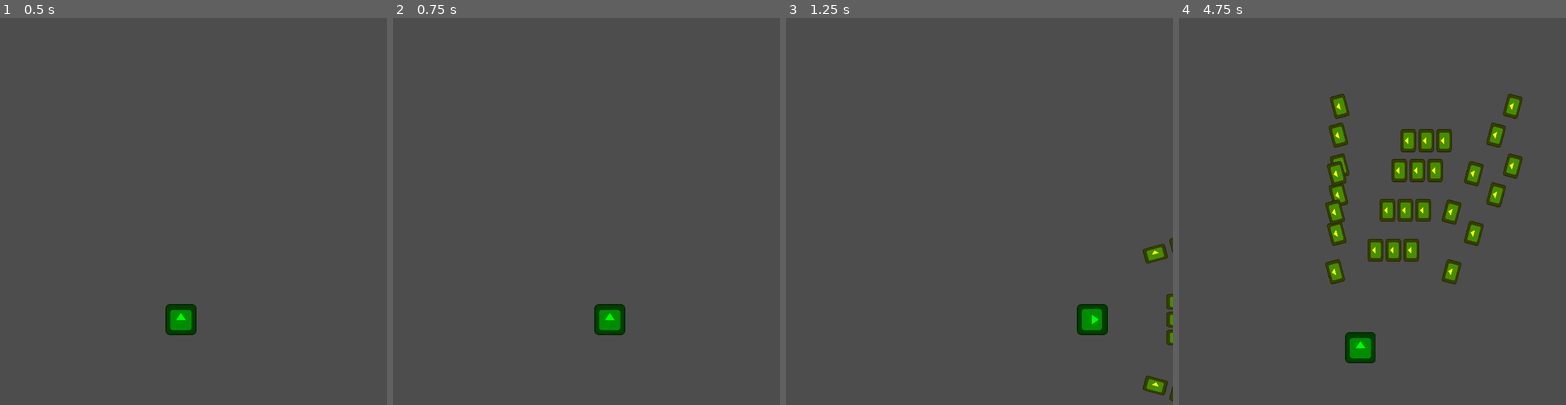
Above: before the commit, frames 1-4 (left to right).
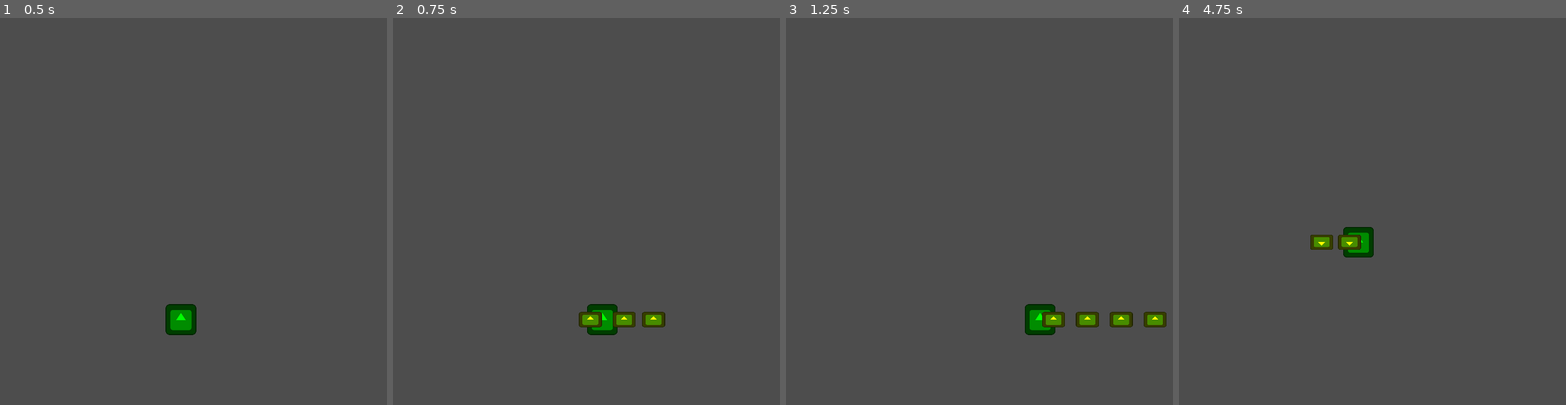
Above: after the commit, the same moments.

Repository: Zeroeth-0/Gatogun
Game: Godot game, scene res://scenes/levels/world.tscn
Two runs of this game, one before a commit and one after it. Both use one fixed random seed, a clock stepped at 60 frames per second and the inputs below. The engine's default icon, where the game draws it, is replaced by a stand-in: a white triangle on a blue panel in a dark square.
Inputs:
- Up to frame 1 (0.5 s): no input
- Up to frame 2 (0.75 s): tap Enter at 0.5 s; hold Right (RIGHT) from 0.53 s (still down); hold C (A, bound only after the commit) from 0.53 s (still down)
- Up to frame 3 (1.25 s): keep holding Right (RIGHT); keep holding C (A, bound only after the commit); tap L (A, bound only before the commit) at 0.8 s
- Up to frame 4 (4.75 s): release Right (RIGHT) at 1.28 s; release C (A, bound only after the commit) at 1.28 s; hold Down (DOWN) 1.28-2.03 s; tap L (A, bound only before the commit) at 1.35 s; tap X (B, bound only after the commit) at 1.55 s; hold Right (RIGHT) 2.03-2.78 s; hold X (B, bound only after the commit) 2.03-2.78 s; tap K (B, bound only before the commit) at 2.3, 2.85 s; hold Up (UP) 2.78-3.53 s; tap S (X, bound only after the commit) at 3.05 s; hold S (X, bound only after the commit) 3.53-4.28 s; hold Left (LEFT) from 3.53 s (still down); tap I (X, bound only before the commit) at 3.8, 4.35 s; tap Z (Y, bound only after the commit) at 4.55 s

Frame 1 is identical in both runs. In frame 2, 0.9% of the frame differs, in the area x 47-71%, y 73-82%; in frame 3, 2.5%; in frame 4, 7.7%, in the area x 33-89%, y 19-90%.

Commit message:
Finished Shooting System

Diff:
--- a/project.godot
+++ b/project.godot
@@ -12,7 +12,7 @@
 
 config/name="Gatodius"
 run/main_scene="res://scenes/levels/world.tscn"
-config/features=PackedStringArray("4.2", "GL Compatibility")
+config/features=PackedStringArray("4.1", "GL Compatibility")
 config/icon="res://icon.svg"
 
 [autoload]
@@ -38,57 +38,53 @@
 
 UP={
 "deadzone": 0.5,
-"events": [Object(InputEventKey,"resource_local_to_scene":false,"resource_name":"","device":0,"window_id":0,"alt_pressed":false,"shift_pressed":false,"ctrl_pressed":false,"meta_pressed":false,"pressed":false,"keycode":0,"physical_keycode":87,"key_label":0,"unicode":0,"echo":false,"script":null)
-, Object(InputEventKey,"resource_local_to_scene":false,"resource_name":"","device":0,"window_id":0,"alt_pressed":false,"shift_pressed":false,"ctrl_pressed":false,"meta_pressed":false,"pressed":false,"keycode":0,"physical_keycode":4194320,"key_label":0,"unicode":0,"echo":false,"script":null)
+"events": [Object(InputEventKey,"resource_local_to_scene":false,"resource_name":"","device":0,"window_id":0,"alt_pressed":false,"shift_pressed":false,"ctrl_pressed":false,"meta_pressed":false,"pressed":false,"keycode":0,"physical_keycode":4194320,"key_label":0,"unicode":0,"echo":false,"script":null)
 , Object(InputEventJoypadButton,"resource_local_to_scene":false,"resource_name":"","device":-1,"button_index":11,"pressure":0.0,"pressed":false,"script":null)
 , Object(InputEventJoypadMotion,"resource_local_to_scene":false,"resource_name":"","device":-1,"axis":1,"axis_value":-1.0,"script":null)
 ]
 }
 DOWN={
 "deadzone": 0.5,
-"events": [Object(InputEventKey,"resource_local_to_scene":false,"resource_name":"","device":0,"window_id":0,"alt_pressed":false,"shift_pressed":false,"ctrl_pressed":false,"meta_pressed":false,"pressed":false,"keycode":0,"physical_keycode":83,"key_label":0,"unicode":0,"echo":false,"script":null)
-, Object(InputEventKey,"resource_local_to_scene":false,"resource_name":"","device":0,"window_id":0,"alt_pressed":false,"shift_pressed":false,"ctrl_pressed":false,"meta_pressed":false,"pressed":false,"keycode":0,"physical_keycode":4194322,"key_label":0,"unicode":0,"echo":false,"script":null)
+"events": [Object(InputEventKey,"resource_local_to_scene":false,"resource_name":"","device":0,"window_id":0,"alt_pressed":false,"shift_pressed":false,"ctrl_pressed":false,"meta_pressed":false,"pressed":false,"keycode":0,"physical_keycode":4194322,"key_label":0,"unicode":0,"echo":false,"script":null)
 , Object(InputEventJoypadButton,"resource_local_to_scene":false,"resource_name":"","device":-1,"button_index":12,"pressure":0.0,"pressed":false,"script":null)
 , Object(InputEventJoypadMotion,"resource_local_to_scene":false,"resource_name":"","device":-1,"axis":1,"axis_value":1.0,"script":null)
 ]
 }
 LEFT={
 "deadzone": 0.5,
-"events": [Object(InputEventKey,"resource_local_to_scene":false,"resource_name":"","device":0,"window_id":0,"alt_pressed":false,"shift_pressed":false,"ctrl_pressed":false,"meta_pressed":false,"pressed":false,"keycode":0,"physical_keycode":65,"key_label":0,"unicode":0,"echo":false,"script":null)
-, Object(InputEventKey,"resource_local_to_scene":false,"resource_name":"","device":0,"window_id":0,"alt_pressed":false,"shift_pressed":false,"ctrl_pressed":false,"meta_pressed":false,"pressed":false,"keycode":0,"physical_keycode":4194319,"key_label":0,"unicode":0,"echo":false,"script":null)
+"events": [Object(InputEventKey,"resource_local_to_scene":false,"resource_name":"","device":0,"window_id":0,"alt_pressed":false,"shift_pressed":false,"ctrl_pressed":false,"meta_pressed":false,"pressed":false,"keycode":0,"physical_keycode":4194319,"key_label":0,"unicode":0,"echo":false,"script":null)
 , Object(InputEventJoypadButton,"resource_local_to_scene":false,"resource_name":"","device":-1,"button_index":13,"pressure":0.0,"pressed":false,"script":null)
 , Object(InputEventJoypadMotion,"resource_local_to_scene":false,"resource_name":"","device":-1,"axis":0,"axis_value":-1.0,"script":null)
 ]
 }
 RIGHT={
 "deadzone": 0.5,
-"events": [Object(InputEventKey,"resource_local_to_scene":false,"resource_name":"","device":0,"window_id":0,"alt_pressed":false,"shift_pressed":false,"ctrl_pressed":false,"meta_pressed":false,"pressed":false,"keycode":0,"physical_keycode":68,"key_label":0,"unicode":0,"echo":false,"script":null)
-, Object(InputEventKey,"resource_local_to_scene":false,"resource_name":"","device":0,"window_id":0,"alt_pressed":false,"shift_pressed":false,"ctrl_pressed":false,"meta_pressed":false,"pressed":false,"keycode":0,"physical_keycode":4194321,"key_label":0,"unicode":0,"echo":false,"script":null)
+"events": [Object(InputEventKey,"resource_local_to_scene":false,"resource_name":"","device":0,"window_id":0,"alt_pressed":false,"shift_pressed":false,"ctrl_pressed":false,"meta_pressed":false,"pressed":false,"keycode":0,"physical_keycode":4194321,"key_label":0,"unicode":0,"echo":false,"script":null)
 , Object(InputEventJoypadButton,"resource_local_to_scene":false,"resource_name":"","device":-1,"button_index":14,"pressure":0.0,"pressed":false,"script":null)
 , Object(InputEventJoypadMotion,"resource_local_to_scene":false,"resource_name":"","device":-1,"axis":0,"axis_value":1.0,"script":null)
 ]
 }
 A={
 "deadzone": 0.5,
-"events": [Object(InputEventKey,"resource_local_to_scene":false,"resource_name":"","device":0,"window_id":0,"alt_pressed":false,"shift_pressed":false,"ctrl_pressed":false,"meta_pressed":false,"pressed":false,"keycode":0,"physical_keycode":76,"key_label":0,"unicode":0,"echo":false,"script":null)
+"events": [Object(InputEventKey,"resource_local_to_scene":false,"resource_name":"","device":-1,"window_id":0,"alt_pressed":false,"shift_pressed":false,"ctrl_pressed":false,"meta_pressed":false,"pressed":false,"keycode":0,"physical_keycode":67,"key_label":0,"unicode":99,"echo":false,"script":null)
 , Object(InputEventJoypadButton,"resource_local_to_scene":false,"resource_name":"","device":-1,"button_index":1,"pressure":0.0,"pressed":false,"script":null)
 ]
 }
 B={
 "deadzone": 0.5,
-"events": [Object(InputEventKey,"resource_local_to_scene":false,"resource_name":"","device":0,"window_id":0,"alt_pressed":false,"shift_pressed":false,"ctrl_pressed":false,"meta_pressed":false,"pressed":false,"keycode":0,"physical_keycode":75,"key_label":0,"unicode":0,"echo":false,"script":null)
+"events": [Object(InputEventKey,"resource_local_to_scene":false,"resource_name":"","device":-1,"window_id":0,"alt_pressed":false,"shift_pressed":false,"ctrl_pressed":false,"meta_pressed":false,"pressed":false,"keycode":0,"physical_keycode":88,"key_label":0,"unicode":120,"echo":false,"script":null)
 , Object(InputEventJoypadButton,"resource_local_to_scene":false,"resource_name":"","device":-1,"button_index":0,"pressure":0.0,"pressed":false,"script":null)
 ]
 }
 Y={
 "deadzone": 0.5,
-"events": [Object(InputEventKey,"resource_local_to_scene":false,"resource_name":"","device":0,"window_id":0,"alt_pressed":false,"shift_pressed":false,"ctrl_pressed":false,"meta_pressed":false,"pressed":false,"keycode":0,"physical_keycode":74,"key_label":0,"unicode":0,"echo":false,"script":null)
+"events": [Object(InputEventKey,"resource_local_to_scene":false,"resource_name":"","device":-1,"window_id":0,"alt_pressed":false,"shift_pressed":false,"ctrl_pressed":false,"meta_pressed":false,"pressed":false,"keycode":0,"physical_keycode":90,"key_label":0,"unicode":122,"echo":false,"script":null)
 , Object(InputEventJoypadButton,"resource_local_to_scene":false,"resource_name":"","device":-1,"button_index":2,"pressure":0.0,"pressed":false,"script":null)
 ]
 }
 X={
 "deadzone": 0.5,
-"events": [Object(InputEventKey,"resource_local_to_scene":false,"resource_name":"","device":0,"window_id":0,"alt_pressed":false,"shift_pressed":false,"ctrl_pressed":false,"meta_pressed":false,"pressed":false,"keycode":0,"physical_keycode":73,"key_label":0,"unicode":0,"echo":false,"script":null)
+"events": [Object(InputEventKey,"resource_local_to_scene":false,"resource_name":"","device":-1,"window_id":0,"alt_pressed":false,"shift_pressed":false,"ctrl_pressed":false,"meta_pressed":false,"pressed":false,"keycode":0,"physical_keycode":83,"key_label":0,"unicode":115,"echo":false,"script":null)
 , Object(InputEventJoypadButton,"resource_local_to_scene":false,"resource_name":"","device":-1,"button_index":3,"pressure":0.0,"pressed":false,"script":null)
 ]
 }
--- a/scenes/player/cat_player.tscn
+++ b/scenes/player/cat_player.tscn
@@ -1,9 +1,8 @@
-[gd_scene load_steps=6 format=3 uid="uid://dnm46gsra70ug"]
+[gd_scene load_steps=5 format=3 uid="uid://dnm46gsra70ug"]
 
 [ext_resource type="Script" path="res://source/player/catplayer.gd" id="1_7pfs0"]
 [ext_resource type="Texture2D" uid="uid://cuojt0mdh67vh" path="res://icon.svg" id="2_86ini"]
-[ext_resource type="Script" path="res://source/weapons/playerWeapon.gd" id="3_anjnu"]
-[ext_resource type="PackedScene" uid="uid://k3dc4e2ha3m1" path="res://scenes/bullets/player_bullet.tscn" id="4_183l6"]
+[ext_resource type="PackedScene" uid="uid://d2jhyo40ctlfb" path="res://scenes/weapons/weapon.tscn" id="3_nfoow"]
 
 [sub_resource type="RectangleShape2D" id="RectangleShape2D_klkvo"]
 
@@ -30,43 +29,6 @@
 shape = SubResource("RectangleShape2D_klkvo")
 debug_color = Color(0, 1, 0, 0.419608)
 
-[node name="Player Weapon" type="Node2D" parent="."]
-position = Vector2(30, 20)
-script = ExtResource("3_anjnu")
-bullet_scene = ExtResource("4_183l6")
-
-[node name="Player Weapon2" type="Node2D" parent="."]
-position = Vector2(0, 20)
-script = ExtResource("3_anjnu")
-bullet_scene = ExtResource("4_183l6")
-
-[node name="Player Weapon7" type="Node2D" parent="."]
-position = Vector2(-30, 20)
-script = ExtResource("3_anjnu")
-bullet_scene = ExtResource("4_183l6")
-
-[node name="Player Weapon3" type="Node2D" parent="."]
-position = Vector2(50, 50)
-script = ExtResource("3_anjnu")
-bullet_scene = ExtResource("4_183l6")
-deviationAngle = 15.0
-
-[node name="Player Weapon4" type="Node2D" parent="."]
-position = Vector2(50, -50)
-script = ExtResource("3_anjnu")
-bullet_scene = ExtResource("4_183l6")
-deviationAngle = 15.0
-
-[node name="Player Weapon5" type="Node2D" parent="."]
-position = Vector2(-50, 50)
-script = ExtResource("3_anjnu")
-bullet_scene = ExtResource("4_183l6")
-deviationAngle = -15.0
-
-[node name="Player Weapon6" type="Node2D" parent="."]
-position = Vector2(-50, -50)
-script = ExtResource("3_anjnu")
-bullet_scene = ExtResource("4_183l6")
-deviationAngle = -15.0
+[node name="Weapon" parent="." instance=ExtResource("3_nfoow")]
 
 [connection signal="area_entered" from="Hurtbox" to="." method="_on_hurtbox_area_entered"]
--- /dev/null
+++ b/scenes/weapons/player_emmiter.tscn
@@ -0,0 +1,9 @@
+[gd_scene load_steps=3 format=3 uid="uid://mijejse1m0kt"]
+
+[ext_resource type="Script" path="res://source/weapons/playerWeapon.gd" id="1_req83"]
+[ext_resource type="PackedScene" uid="uid://k3dc4e2ha3m1" path="res://scenes/bullets/player_bullet.tscn" id="2_ctn3y"]
+
+[node name="PlayerEmmiter" type="Node2D"]
+position = Vector2(0, 20)
+script = ExtResource("1_req83")
+bullet_scene = ExtResource("2_ctn3y")
--- /dev/null
+++ b/scenes/weapons/weapon.tscn
@@ -0,0 +1,9 @@
+[gd_scene load_steps=3 format=3 uid="uid://d2jhyo40ctlfb"]
+
+[ext_resource type="PackedScene" uid="uid://mijejse1m0kt" path="res://scenes/weapons/player_emmiter.tscn" id="1_kgrkn"]
+[ext_resource type="Script" path="res://source/weapons/weaponManager.gd" id="1_y1vgw"]
+
+[node name="Weapon" type="Node2D"]
+script = ExtResource("1_y1vgw")
+
+[node name="PlayerEmmiter" parent="." instance=ExtResource("1_kgrkn")]
--- a/source/player/catplayer.gd
+++ b/source/player/catplayer.gd
@@ -8,7 +8,6 @@
 func _physics_process(_delta):
 	screen_clamp(get_viewport().get_visible_rect().size)
 	movement()
-	fire_direction()
 	speed = 150 if INPUT.fireHold else 300
 
 # Limita la posición del personaje a los márgenes de la pantalla
@@ -27,6 +26,3 @@
 	if area.is_in_group("Damage"):
 		# Comportamiento temporal: reiniciar la escena al tocar un Area2D del grupo "Damage"
 		get_tree().reload_current_scene()
-
-func fire_direction():
-	rotation = INPUT.fireDir.angle() + deg_to_rad(90)
--- a/source/weapons/playerWeapon.gd
+++ b/source/weapons/playerWeapon.gd
@@ -9,28 +9,29 @@
 # Llamado cada cuadro
 func _process(delta: float):
 	# Disparar si hay una dirección válida y está permitido
-	if Vector2(INPUT.fireX, INPUT.fireY) != Vector2.ZERO and can_fire:
+	if INPUT.buttonActive != INPUT.Buttons.NONE and can_fire:
 		await fire_burst(INPUT.fireDir)
 
 # Dispara una ráfaga de 4 balas en la misma dirección
 func fire_burst(dir):
 	can_fire = false
+	var newRate = fire_rate
 
 	# Dispara 4 balas seguidas en la misma dirección
 	for i in range(4):
-		fire_bullet(dir)
 		await get_tree().create_timer(0.05).timeout # Intervalo entre balas en la ráfaga
+		fire_bullet(dir, global_position)
 
-	await get_tree().create_timer(fire_rate).timeout # Tiempo antes de permitir otra ráfaga
+	if dir != INPUT.fireDir: newRate = 0 # Si se cambia de dirección, no hay refresco
+	await get_tree().create_timer(newRate).timeout # Tiempo antes de permitir otra ráfaga
 	can_fire = true
 
 # Instancia y dispara una bala en la dirección actual
-func fire_bullet(direction):
+func fire_bullet(direction, pos):
 	var bullet_instance = bullet_scene.instantiate()
 	get_tree().current_scene.add_child(bullet_instance) # Agregar la bala a la escena
-
 	# Posicionar la bala en la posición del nodo actual
-	bullet_instance.position = global_position
+	bullet_instance.position = pos
 
 	# Establecer la dirección enumerada de la bala
 	bullet_instance.set_dir(direction, deviationAngle)
--- /dev/null
+++ b/source/weapons/weaponManager.gd
@@ -0,0 +1,25 @@
+extends Node2D
+
+# Variable que será true si todos los hijos pueden disparar
+var canFire = true
+
+func _process(delta):
+	# Obtenemos todos los hijos del nodo
+	var children = get_children()
+	canFire = true
+
+	# Iteramos sobre cada hijo
+	for child in children:
+		# Comprobamos si el hijo tiene la variable 'can_fire' y si es true
+		if not child.can_fire:
+			canFire = false
+			break
+
+	if canFire: rotate_weapon()
+
+func rotate_weapon():
+	match INPUT.buttonActive:
+		INPUT.Buttons.A: rotation = deg_to_rad(90)
+		INPUT.Buttons.B: rotation = deg_to_rad(180)
+		INPUT.Buttons.Y: rotation = deg_to_rad(270)
+		INPUT.Buttons.X: rotation = deg_to_rad(0)
--- a/utils/InputManager.gd
+++ b/utils/InputManager.gd
@@ -5,41 +5,63 @@
 var yAxis: float
 
 # Firing
-var fireX: float
-var fireY: float
 var fireHold: bool = false
+var buttonStates: Dictionary = {
+	"A": false,
+	"B": false,
+	"Y": false,
+	"X": false
+}
+enum Buttons { NONE, A, B, Y, X }
+var buttonActive: Buttons = Buttons.NONE
+var fireDir: Vector2 = Vector2.UP
 
 # Timer
 var holdTimer: float = 0.0
 var holdLimit: float = 0.1
 
-var fireDir: Vector2 = Vector2.UP
+# List of pressed buttons in order
+var buttonOrder: Array = []
 
 func _physics_process(delta):
 	d_pad()
-	action(delta)
-	direction()
+	action_input(delta)
 
 # D-Pad Movement
 func d_pad():
 	xAxis = Input.get_axis("LEFT", "RIGHT")
 	yAxis = Input.get_axis("UP", "DOWN")
 
-# Action Firing
-func action(delta):
-	fireX = Input.get_axis("Y", "A")
-	fireY = Input.get_axis("X", "B")
+# Action Input and Button Checks
+func action_input(delta):
+	# Check button states
+	for button in buttonStates.keys():
+		buttonStates[button] = Input.is_action_pressed(button)
 
-	if Input.is_action_pressed("A") or Input.is_action_pressed("B") or Input.is_action_pressed("Y") or Input.is_action_pressed("X"):
+		# Add to list if just pressed
+		if Input.is_action_just_pressed(button):
+			if button not in buttonOrder:
+				buttonOrder.append(button)
+
+		# Remove from list if just released
+		if Input.is_action_just_released(button):
+			if button in buttonOrder:
+				buttonOrder.erase(button)
+
+	# Update buttonActive to the last pressed button, or NONE if the list is empty
+	buttonActive = Buttons[buttonOrder[-1]] if buttonOrder.size() > 0 else Buttons.NONE
+
+	# Update fireDir based on buttonActive
+	match buttonActive:
+		Buttons.A: fireDir = Vector2.RIGHT
+		Buttons.B: fireDir = Vector2.DOWN
+		Buttons.Y: fireDir = Vector2.LEFT
+		Buttons.X: fireDir = Vector2.UP
+
+	# Firing logic
+	if buttonActive != Buttons.NONE:
 		holdTimer += delta
 		fireHold = holdTimer >= holdLimit
 	else:
 		holdTimer = 0.0
 		fireHold = false
-
-# Actualiza la dirección del disparo basada en la entrada del jugador
-func direction():
-	if fireX > 0: fireDir = Vector2(1, 0)
-	if fireX < 0: fireDir = Vector2(-1, 0)
-	if fireY > 0: fireDir = Vector2(0, 1)
-	if fireY < 0: fireDir = Vector2(0, -1)
